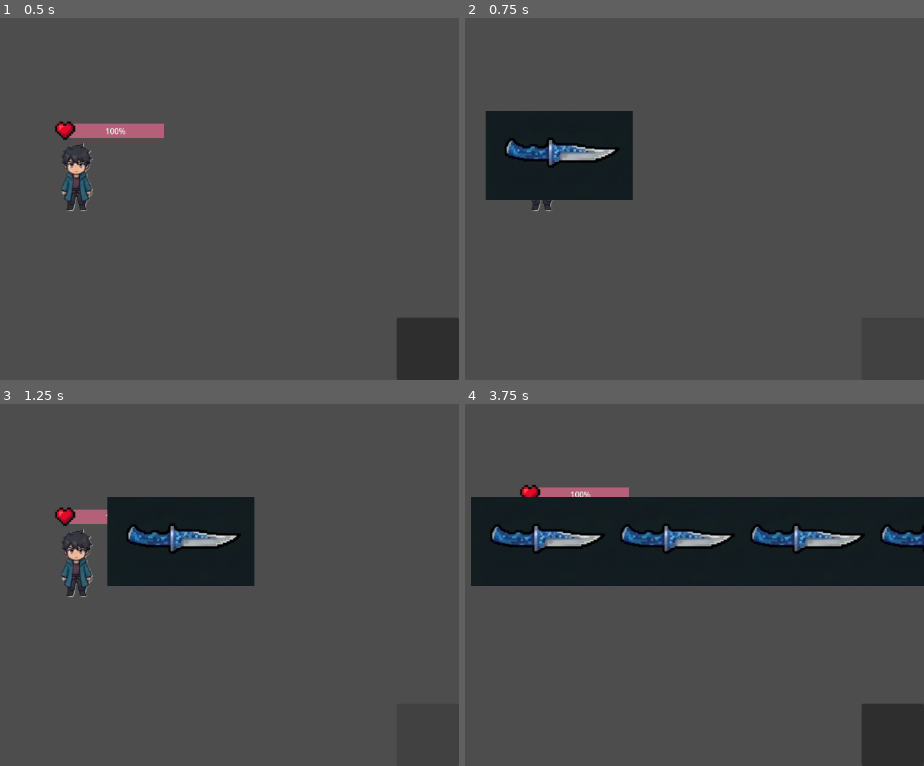
Above: before the commit, frames 1-4 (two rows, left to right).
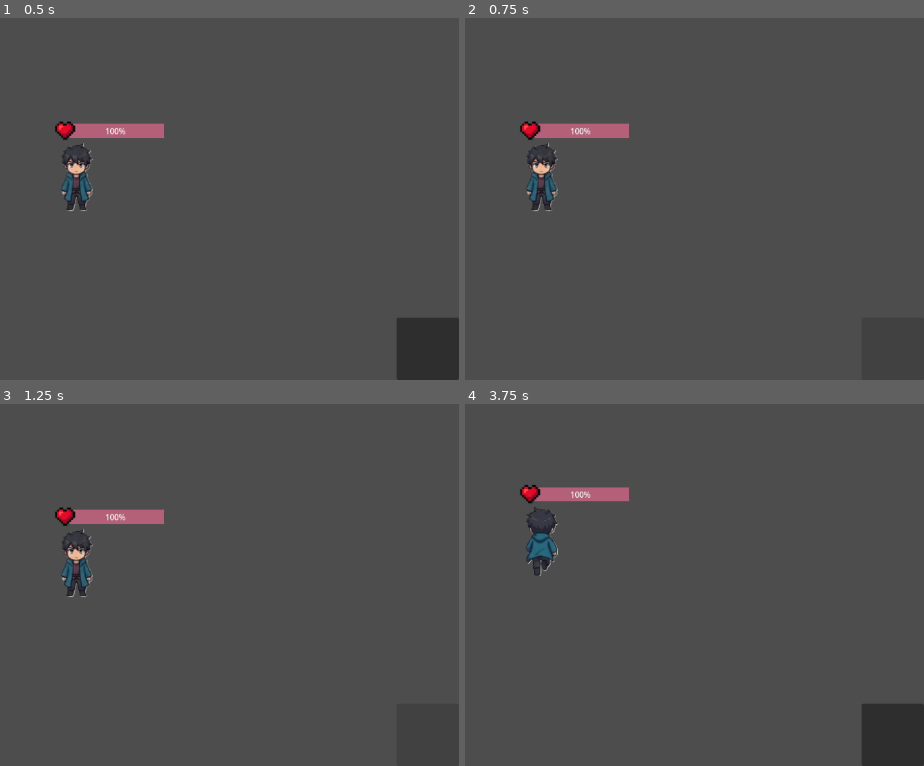
Above: after the commit, the same moments.

Repository: Fiona361123/Survive-till-Last
Game: Godot game, scene res://Character/Player.tscn
Same seed, same stepped clock (60 frames per second), same inputs: the game is played once before the commit and once after it.
Inputs (mouse positions are in pixels of both pictures, inside the frame that each line leads up to):
- Up to frame 1 (0.5 s): no input
- Up to frame 2 (0.75 s): click (891, 347) at 0.5 s
- Up to frame 3 (1.25 s): no input
- Up to frame 4 (3.75 s): tap Enter (ui_accept) at 1.25, 1.52, 2.27 s; move the mouse to (699, 519) at 1.27 s; hold Right (ui_right) 1.28-2.03 s; click (699, 519) at 1.35 s; move the mouse to (outside the picture) at 2.02 s; hold Down (ui_down) 2.03-2.78 s; click (outside the picture) at 2.1 s; move the mouse to (602, 443) at 2.77 s; hold Right (ui_right) 2.78-3.53 s; click (602, 443) at 2.85 s; move the mouse to (483, 632) at 3.52 s; hold Up (ui_up) from 3.53 s (still down); click (483, 632) at 3.6 s

Frame 1 is identical in both runs. In frame 2, 7.8% of the frame differs, in the area x 4-37%, y 25-51%; in frame 3, 7.8%; in frame 4, 24%, in the area x 1-100%, y 25-51%.
Error before the commit: Invalid access to property or key 'body_entered' on a base object of type 'null instance'. (res://weapons/knife_slash.gd:13)

Commit message:
commit for gun

Diff:
--- a/Character/Player.tscn
+++ b/Character/Player.tscn
@@ -12,27 +12,40 @@
 [ext_resource type="Texture2D" uid="uid://bcgsn8u0bkhh8" path="res://Character/Character Icon/attack/attack_03.png" id="6_ioor8"]
 [ext_resource type="Texture2D" uid="uid://ckfiigv27nos" path="res://Character/Character Icon/Dash/05.png" id="6_y83ax"]
 [ext_resource type="Texture2D" uid="uid://ce33mvcj6y5hb" path="res://Character/Character Icon/Dash/06.png" id="7_d703b"]
+[ext_resource type="Texture2D" uid="uid://b10ilxia577dl" path="res://Character/Character Icon/gun_frames_v2/gun_01.png" id="7_u7503"]
 [ext_resource type="Texture2D" uid="uid://cvc3pg4rmj74k" path="res://Character/Character Icon/Jump/jump01.png" id="8_d703b"]
 [ext_resource type="Texture2D" uid="uid://byrvp11tdqumf" path="res://Character/Screenshot 2026-07-21 134036.png" id="8_gvj7u"]
+[ext_resource type="Texture2D" uid="uid://bhd0553mjsg8e" path="res://Character/Character Icon/gun_frames_v2/gun_02.png" id="8_utnwv"]
 [ext_resource type="Texture2D" uid="uid://c5k4hi2wm7kou" path="res://Character/Character Icon/Jump/jump02.png" id="9_28ti7"]
+[ext_resource type="Texture2D" uid="uid://mhvgtyykttjj" path="res://Character/Character Icon/gun_frames_v2/gun_03.png" id="9_jtk1x"]
 [ext_resource type="Texture2D" uid="uid://dqxk88bh1mqee" path="res://Character/Character Icon/Jump/jump03.png" id="10_fo5vu"]
+[ext_resource type="Texture2D" uid="uid://cqaiabm8fpq6u" path="res://Character/Character Icon/gun_frames_v2/gun_04.png" id="10_vbqa8"]
+[ext_resource type="Texture2D" uid="uid://b560q28ly6u4s" path="res://Character/Character Icon/gun_frames_v2/gun_05.png" id="11_d7ts2"]
 [ext_resource type="Texture2D" uid="uid://dtuvivoy8vlpy" path="res://Character/Character Icon/Jump/jump04.png" id="11_p4yhq"]
+[ext_resource type="Texture2D" uid="uid://bltg11x4qqb68" path="res://Character/Character Icon/gun_frames_v2/gun_06.png" id="12_fyvxp"]
 [ext_resource type="Texture2D" uid="uid://d4axa8u0se5ru" path="res://Character/Character Icon/Jump/jump05.png" id="12_iir43"]
 [ext_resource type="Texture2D" uid="uid://dtl1466yrouew" path="res://Character/Character Icon/Jump/jump06.png" id="13_28ti7"]
+[ext_resource type="Texture2D" uid="uid://ck6m3t64eralc" path="res://Character/Character Icon/gun_frames_v2/gun_07.png" id="13_untlu"]
+[ext_resource type="Texture2D" uid="uid://bjdeaay3554m6" path="res://Character/Character Icon/gun_frames_v2/gun_08.png" id="14_67r0d"]
 [ext_resource type="Texture2D" uid="uid://mg0s2kuwdnk6" path="res://Character/Character Icon/Jump/jump_up01.png" id="14_ctys4"]
 [ext_resource type="Texture2D" uid="uid://bfbtfk0ioudjm" path="res://Character/Character Icon/run_up/Screenshot 2026-07-22 140611.png" id="14_i15ld"]
 [ext_resource type="Texture2D" uid="uid://dvvdvhw7kxpeo" path="res://Character/Character Icon/Jump/jump_down01.png" id="14_mjaks"]
 [ext_resource type="Texture2D" uid="uid://bt0a4xniwucnc" path="res://Character/Character Icon/run_down/Screenshot 2026-07-22 141326.png" id="14_s8bqw"]
+[ext_resource type="Texture2D" uid="uid://chjn0is3q3oji" path="res://Character/Character Icon/gun_frames_v2/gun_09.png" id="15_7vluc"]
 [ext_resource type="Texture2D" uid="uid://chg6vrynfiyuq" path="res://Character/Character Icon/Jump/jump_up02.png" id="15_bysdj"]
 [ext_resource type="Texture2D" uid="uid://b5gqcmg2248fx" path="res://Character/Character Icon/run_up/Screenshot 2026-07-22 140549.png" id="15_mcy4g"]
 [ext_resource type="Texture2D" uid="uid://cbxcl5i7kxxnq" path="res://Character/Character Icon/run_down/Screenshot 2026-07-22 141316.png" id="15_y6mp6"]
 [ext_resource type="Texture2D" uid="uid://day7g5mr4ax5d" path="res://Character/Character Icon/run_up/Screenshot 2026-07-22 140555.png" id="16_b72x0"]
 [ext_resource type="Texture2D" uid="uid://bd1khkyoyxpaw" path="res://Character/Character Icon/Jump/jump_down03.png" id="16_gbrlq"]
+[ext_resource type="Texture2D" uid="uid://b2smkiv4te62u" path="res://Character/Character Icon/gun_frames_v2/gun_10.png" id="16_ip21h"]
 [ext_resource type="Texture2D" uid="uid://dbavci2dtmd8i" path="res://Character/Character Icon/Jump/jump_up03.png" id="16_qs7we"]
 [ext_resource type="Texture2D" uid="uid://c1fvpifqmcfeu" path="res://Character/Character Icon/run_down/Screenshot 2026-07-22 141307.png" id="16_s6epx"]
 [ext_resource type="Texture2D" uid="uid://dlcr3rewg3asx" path="res://Character/Character Icon/run_up/Screenshot 2026-07-22 140902.png" id="17_62dke"]
 [ext_resource type="Texture2D" uid="uid://d80e2e1rhuxb" path="res://Character/Character Icon/run_down/Screenshot 2026-07-22 141312.png" id="17_ctys4"]
+[ext_resource type="Texture2D" uid="uid://neodjnhigtcl" path="res://Character/Character Icon/gun_frames_v2/gun_11.png" id="17_jcnj2"]
+[ext_resource type="Texture2D" uid="uid://dnrdnhb4ym6lp" path="res://Character/Character Icon/gun_frames_v2/gun_12.png" id="18_710mb"]
 [ext_resource type="Texture2D" uid="uid://dupicka8uniwp" path="res://Character/Character Icon/run_up/Screenshot 2026-07-22 140601.png" id="18_s8bqw"]
+[ext_resource type="Texture2D" uid="uid://cby0iin5a4jm8" path="res://Character/Character Icon/gun_frames_v2/gun_13.png" id="19_5ddsa"]
 [ext_resource type="PackedScene" uid="uid://w8euwnrqn773" path="res://weapons/Knife.tscn" id="29_im8re"]
 
 [sub_resource type="SpriteFrames" id="SpriteFrames_y83ax"]
@@ -59,8 +72,52 @@
 "duration": 1.0,
 "texture": ExtResource("2_cfhnc")
 }],
-"loop": true,
+"loop": false,
 "name": &"attack",
+"speed": 15.0
+}, {
+"frames": [{
+"duration": 1.0,
+"texture": ExtResource("7_u7503")
+}, {
+"duration": 1.0,
+"texture": ExtResource("8_utnwv")
+}, {
+"duration": 1.0,
+"texture": ExtResource("9_jtk1x")
+}, {
+"duration": 1.0,
+"texture": ExtResource("10_vbqa8")
+}, {
+"duration": 1.0,
+"texture": ExtResource("11_d7ts2")
+}, {
+"duration": 1.0,
+"texture": ExtResource("12_fyvxp")
+}, {
+"duration": 1.0,
+"texture": ExtResource("13_untlu")
+}, {
+"duration": 1.0,
+"texture": ExtResource("14_67r0d")
+}, {
+"duration": 1.0,
+"texture": ExtResource("15_7vluc")
+}, {
+"duration": 1.0,
+"texture": ExtResource("16_ip21h")
+}, {
+"duration": 1.0,
+"texture": ExtResource("17_jcnj2")
+}, {
+"duration": 1.0,
+"texture": ExtResource("18_710mb")
+}, {
+"duration": 1.0,
+"texture": ExtResource("19_5ddsa")
+}],
+"loop": true,
+"name": &"attack_by_gun",
 "speed": 5.0
 }, {
 "frames": [{
@@ -236,12 +293,16 @@
 
 [node name="CharacterBody2D" type="CharacterBody2D" unique_id=1596675552]
 script = ExtResource("1_ly6k5")
+speed = null
+jump_height = null
+jump_speed = null
+max_hp = null
 
 [node name="AnimatedSprite2D" type="AnimatedSprite2D" parent="." unique_id=1211139439]
 position = Vector2(21.795774, 32.589016)
 scale = Vector2(1.028672, 1.0332345)
 sprite_frames = SubResource("SpriteFrames_y83ax")
-animation = &"jump"
+animation = &"attack_by_gun"
 
 [node name="HealthBarAnchor" type="Node2D" parent="AnimatedSprite2D" unique_id=311529649]
 position = Vector2(-11.147342, -15.006535)
@@ -276,7 +337,7 @@
 position = Vector2(17.25, 23.75)
 shape = SubResource("RectangleShape2D_ly6k5")
 
-[node name="Knife(Node2D)" parent="." unique_id=450711054 instance=ExtResource("29_im8re")]
+[node name="Knife" parent="." unique_id=450711054 instance=ExtResource("29_im8re")]
 
 [node name="Camera2D" type="Camera2D" parent="." unique_id=1993345635]
 
--- a/Character/player.gd
+++ b/Character/player.gd
@@ -78,6 +78,8 @@
 
 # --- ANIMATION CONTROLLER ---
 func update_animation(input_vec: Vector2) -> void:
+	if is_attacking:
+		return
 	# Use active input if moving; use last_direction when stopped!
 	var active := input_vec if input_vec != Vector2.ZERO else last_direction
 
@@ -219,5 +221,25 @@
 	if sprite.sprite_frames.has_animation("attack"):
 		is_attacking = true
 		sprite.play("attack")
-		await sprite.animation_finished
+		sprite.flip_h = (last_direction.x < 0)
+		# wait for animation length, not the signal — can't get stuck
+		var frames = sprite.sprite_frames.get_frame_count("attack")
+		var fps = sprite.sprite_frames.get_animation_speed("attack")
+		await get_tree().create_timer(frames / fps).timeout
 		is_attacking = false
+
+func switch_weapon(weapon_name: String) -> void:
+	# remove current weapon(s)
+	for child in get_children():
+		if child.is_in_group("weapon"):
+			child.queue_free()
+	# add the new one
+	var scene: PackedScene
+	match weapon_name:
+		"gun":
+			scene = preload("res://weapons/gun/Gun.tscn")
+		"knife":
+			scene = preload("res://weapons/Knife.tscn")
+	if scene:
+		var weapon = scene.instantiate()
+		add_child(weapon)
--- a/Enemy/enemy.gd
+++ b/Enemy/enemy.gd
@@ -54,6 +54,7 @@
 var attack_started: bool = false
 
 func _ready():
+	add_to_group("enemy")
 	home_position = global_position
 
 	current_health = max_health
--- a/Knife.tscn
+++ /dev/null
@@ -1,3 +0,0 @@
-[gd_scene format=3 uid="uid://beqwey8shyp1v"]
-
-[node name="weapons" type="Node2D" unique_id=214701992]
--- a/weapons/KnifeSlash.tscn
+++ b/weapons/KnifeSlash.tscn
@@ -31,9 +31,9 @@
 [node name="KnifeSlash" type="Node2D" unique_id=591286148]
 script = ExtResource("1_60y3j")
 
-[node name="HitArea(Area2D)" type="Area2D" parent="." unique_id=1561061210]
+[node name="HitArea" type="Area2D" parent="." unique_id=1561061210]
 
-[node name="CollisionShape2D" type="CollisionShape2D" parent="HitArea(Area2D)" unique_id=604330779]
+[node name="CollisionShape2D" type="CollisionShape2D" parent="HitArea" unique_id=604330779]
 shape = SubResource("CircleShape2D_60y3j")
 
 [node name="AnimatedSprite2D" type="AnimatedSprite2D" parent="." unique_id=317130561]
--- /dev/null
+++ b/weapons/gun/Bullet.tscn
@@ -0,0 +1,3 @@
+[gd_scene format=3 uid="uid://b7qvg8reecsi"]
+
+[node name="Bullet" type="Node2D" unique_id=1137349482]
--- /dev/null
+++ b/weapons/gun/Gun.tscn
@@ -0,0 +1,3 @@
+[gd_scene format=3 uid="uid://byd5j3dgr4mms"]
+
+[node name="Gun_tscn" type="Node2D" unique_id=1890288753]
--- /dev/null
+++ b/weapons/gun/gun.gd
@@ -0,0 +1,11 @@
+extends Node
+
+
+# Called when the node enters the scene tree for the first time.
+func _ready() -> void:
+	pass # Replace with function body.
+
+
+# Called every frame. 'delta' is the elapsed time since the previous frame.
+func _process(delta: float) -> void:
+	pass
--- a/weapons/knife.gd
+++ b/weapons/knife.gd
@@ -2,7 +2,8 @@
 extends Node2D
 
 @export var damage: int = 10
-@export var attack_cooldown: float = 0.4
+@export var attack_cooldown: float = 0.8
+@export var attack_range: float = 120.0   # how near an enemy must be to trigger a swing
 @export var knife_slash_scene: PackedScene
 
 var cooldown_left: float = 0.0
@@ -12,19 +13,42 @@
 
 func _physics_process(delta: float) -> void:
 	cooldown_left -= delta
-	if Input.is_action_just_pressed("Attack"):
-		do_attack()
+	if cooldown_left > 0.0:
+		return
 
-func do_attack() -> void:
+	var target = _find_nearest_enemy_in_range()
+	if target != null:
+		do_attack(target)
+
+func _find_nearest_enemy_in_range() -> Node2D:
+	var nearest: Node2D = null
+	var nearest_dist := attack_range
+	for enemy in get_tree().get_nodes_in_group("enemy"):
+		var dist = global_position.distance_to(enemy.global_position)
+		if dist <= nearest_dist:
+			nearest_dist = dist
+			nearest = enemy
+	return nearest
+
+func do_attack(target: Node2D = null) -> void:
 	if cooldown_left > 0.0:
 		return
 	cooldown_left = attack_cooldown
-	_spawn_projectile()
+
+	var dir: Vector2
+	if target != null:
+		# slash toward the enemy that triggered the attack
+		dir = (target.global_position - global_position).normalized()
+	else:
+		# fallback (e.g. future button press with no enemy near): use facing
+		dir = get_parent().last_direction.normalized()
+
+	_spawn_projectile(dir)
 	get_parent().play_attack_animation()
 
-func _spawn_projectile() -> void:
+func _spawn_projectile(dir: Vector2) -> void:
 	var slash = knife_slash_scene.instantiate()
 	get_tree().current_scene.add_child(slash)
 	slash.global_position = global_position
 	slash.damage = damage
-	slash.direction = get_parent().last_input_vector.normalized()
+	slash.direction = dir
--- /dev/null
+++ b/weapons/pickups/GunPickup.gd
@@ -0,0 +1,10 @@
+# GunPickup.gd
+extends Area2D
+
+func _ready() -> void:
+	body_entered.connect(_on_body_entered)
+
+func _on_body_entered(body: Node2D) -> void:
+	if body.is_in_group("player") and body.has_method("switch_weapon"):
+		body.switch_weapon("gun")
+		queue_free()  # pickup disappears after use
--- /dev/null
+++ b/weapons/pickups/gun_pickup.tscn
@@ -0,0 +1,3 @@
+[gd_scene format=3 uid="uid://s23yos4qiwry"]
+
+[node name="GunPickup" type="Node2D" unique_id=1823180530]
Binary file added: Character/Character Icon/gun_frames_v2/gun_01.png
Not shown, added: Character/Character Icon/gun_frames_v2/gun_01.png.import
Binary file added: Character/Character Icon/gun_frames_v2/gun_02.png
Not shown, added: Character/Character Icon/gun_frames_v2/gun_02.png.import
Binary file added: Character/Character Icon/gun_frames_v2/gun_03.png
Not shown, added: Character/Character Icon/gun_frames_v2/gun_03.png.import
Binary file added: Character/Character Icon/gun_frames_v2/gun_04.png
Not shown, added: Character/Character Icon/gun_frames_v2/gun_04.png.import
Binary file added: Character/Character Icon/gun_frames_v2/gun_05.png
Not shown, added: Character/Character Icon/gun_frames_v2/gun_05.png.import
Binary file added: Character/Character Icon/gun_frames_v2/gun_06.png
Not shown, added: Character/Character Icon/gun_frames_v2/gun_06.png.import
(and 22 more such lines)
